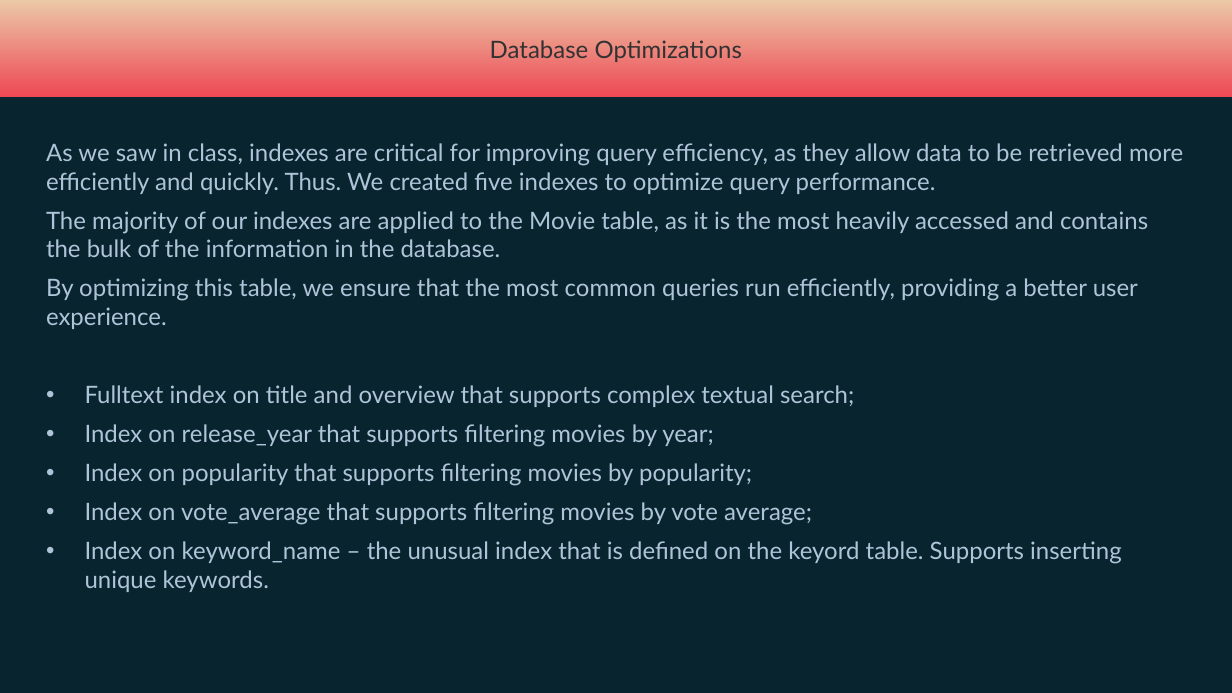
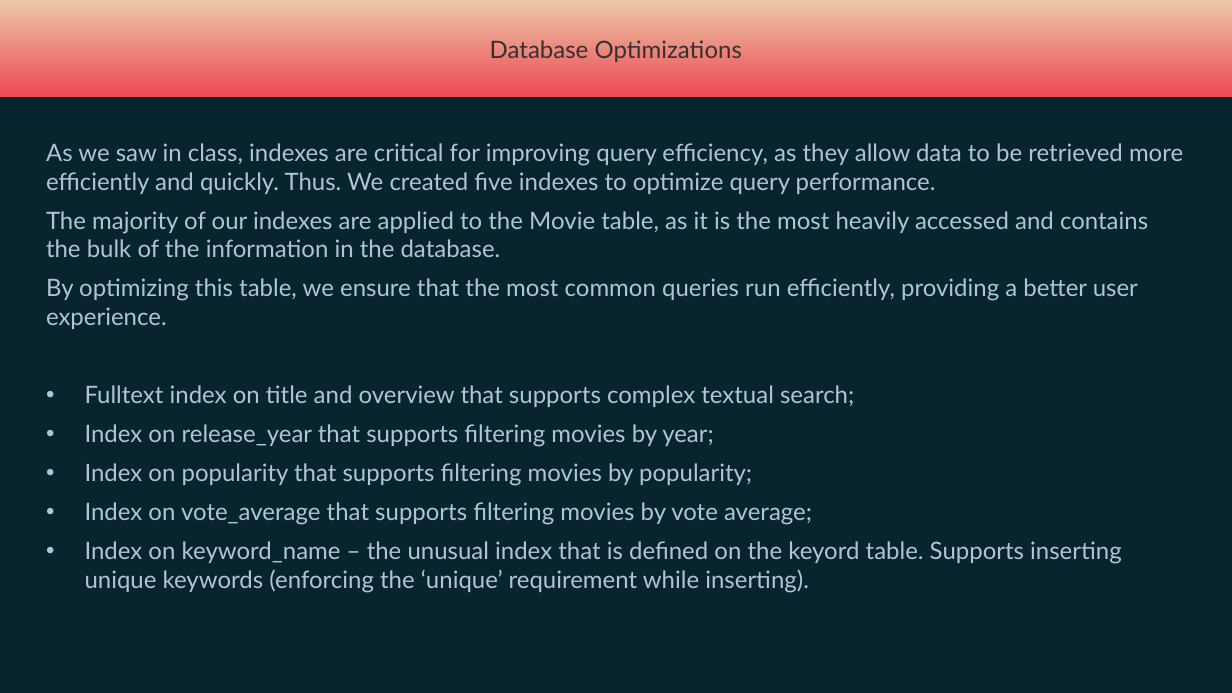
Before and after one commit to MichalBKM/DBMS_Project, a slide deck: slide 7 of do not ZIP for moodle/system_docs.pptx. Drawn at 1232x693 pixels with LibreOffice and Linux fonts; fonts in the diff are those of the drawing. Boxes give left, top, right and bottom in pixels: in the first picture for what was removed or moved away, otherwise in the second. Text is boxed around its words. In the diff, an @@ line names an element or a change of style, - is before the commit and + after.

```diff
--- a/do not ZIP for moodle/system_docs.pptx
+++ b/do not ZIP for moodle/system_docs.pptx
@@ text at (85, 541, 1122, 593): text changed @@
-• Index on keyword_name – the unusual index that is defined on the keyord table. Supports inserting unique keywords.
+• Index on keyword_name – the unusual index that is defined on the keyord table. Supports inserting unique keywords (enforcing the ‘unique’ requirement while inserting).
```
Also in this commit, not shown: 8 other slides changed, 16 other files.
